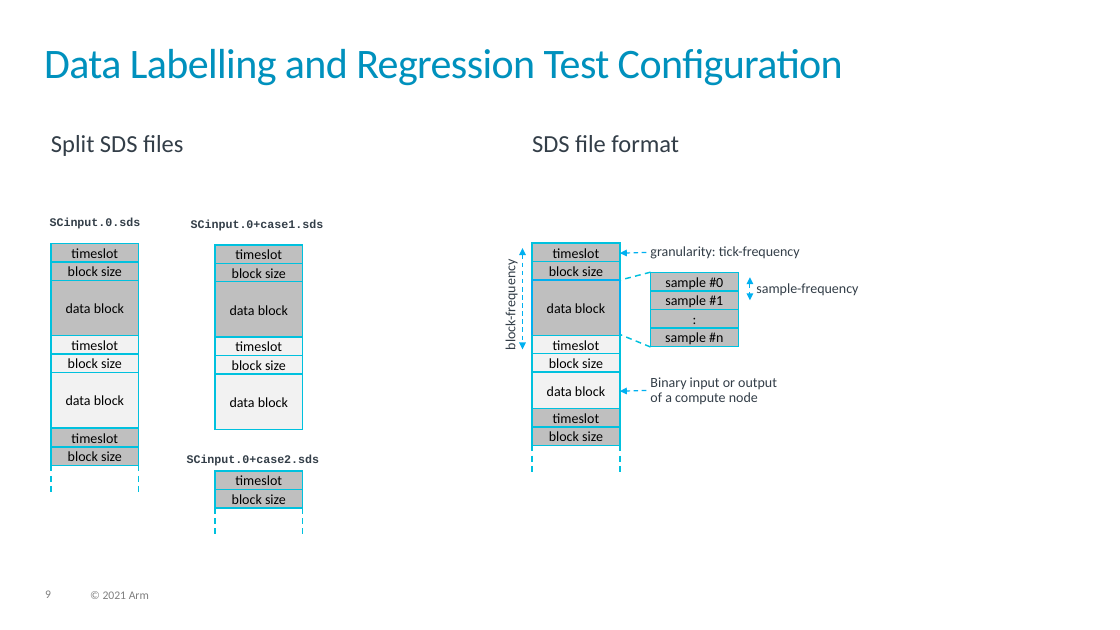
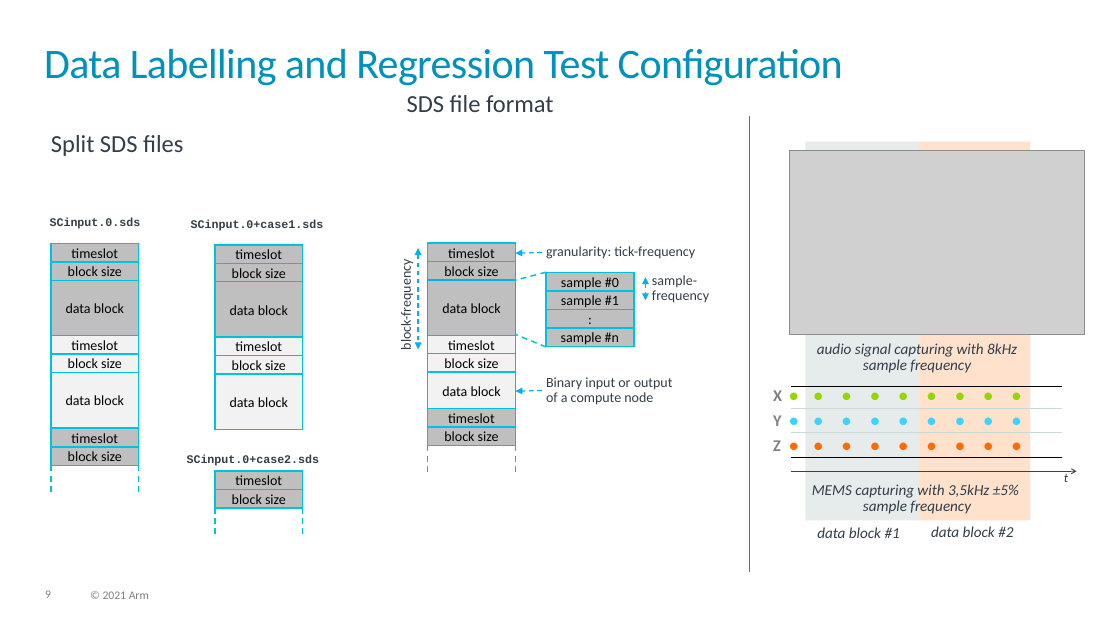
Before and after one commit to ARM-software/SDS-Framework, a slide deck: slide 9 of documentation/images/overview.pptx. Drawn at 1120x630 pixels with LibreOffice and Linux fonts; fonts in the diff are those of the drawing; grey boxes stand for pictures. Boxes give left, top, right and bottom in pixels: in the first picture for what was removed or moved away, otherwise in the second. Text is boxed around its words. In the diff, an @@ line names an element or a change of style, - is before the commit and + after.

```diff
--- a/documentation/images/overview.pptx
+++ b/documentation/images/overview.pptx
@@ text "SDS file format" moved from (x1=532, y1=135, x2=679, y2=152) to (x1=407, y1=95, x2=554, y2=112) @@
@@ line added from (750, 116) to (750, 572), #0091BD 1 pt @@
@@ rectangle added at (x1=806, y1=142, x2=919, y2=521), fill #E5ECEB @@
@@ rectangle added at (x1=918, y1=142, x2=1031, y2=521), fill #FFE1CC @@
@@ picture added at (x1=790, y1=151, x2=1085, y2=334) @@
@@ 12 rectangles, 4 lines, 3 texts, 2 double arrows, 2 arrows moved together from (x1=502, y1=244, x2=800, y2=473) to (x1=398, y1=244, x2=695, y2=473) @@
@@ text "sample-frequency" rewrapped from (x1=756, y1=283, x2=858, y2=295) to (x1=652, y1=275, x2=709, y2=303) @@
@@ text added at (x1=817, y1=343, x2=1017, y2=373), 13 pt, text #333E48, italic @@
+audio signal capturing with 8kHz
+sample frequency
@@ line added from (791, 386) to (1062, 386), #000000 0.25 pt @@
@@ text added at (x1=773, y1=390, x2=782, y2=451), 14 pt, text #95D600 @@
+X ● ● ● ● ● ● ● ● ●
+Y ● ● ● ● ● ● ● ● ●
+Z ● ● ● ● ● ● ● ● ●
@@ line added from (791, 408) to (1062, 408), #CAD8D6 0.25 pt @@
@@ line added from (791, 432) to (1062, 432), #CAD8D6 0.25 pt @@
@@ line added from (791, 457) to (1062, 457), #000000 0.25 pt @@
@@ arrow added from (791, 471) to (1077, 471), #404040 0.75 pt @@
@@ text added at (x1=1064, y1=471, x2=1068, y2=482), 11 pt, text #333E48, italic @@
+t
@@ text added at (x1=812, y1=484, x2=1019, y2=514), 13 pt, text #333E48, italic @@
+MEMS capturing with 3,5kHz ±5%
+sample frequency
@@ text added at (x1=817, y1=527, x2=900, y2=538), 13 pt, text #333E48, italic @@
+data block #1
@@ text added at (x1=931, y1=526, x2=1013, y2=537), 13 pt, text #333E48, italic @@
+data block #2
```
Also in this commit, not shown: 7 other files.
